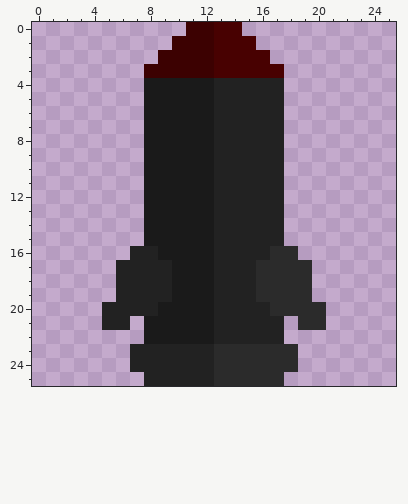
Pixel-art sprite: Items/MetzeleiDisaster/MetzeleiDisasterRocket.png. The first picture shows the starting point.
The file is 26x26 pixels. Colours within 5 levels of each other are drawn and written as one.
And afterwards:
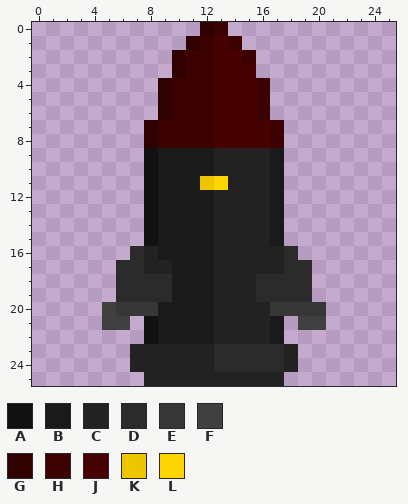
Palette (. is transparent): A #111111  B #1a1a1a  C #222222  D #2b2b2b  E #373737  F #404040  G #2f0101  H #3c0101  J #480101  K #eec600  L #ffd500
Edits made:
y 0: x 11..14 HHJJ -> .GH.
y 1: x 10..11 HH -> .G; x 14..15 JJ -> H.
y 2: x 9..10 HH -> .G; x 15..16 JJ -> H.
y 3: x 8..10 HHH -> ..G; x 16..17 JJ -> ..
y 4..6: x 8..17 BBBBBCCCCC -> .GHHHJJJH.
y 7..8: x 8..17 BBBBBCCCCC -> GHHHHJJJJH
y 9..10: x 8 B -> A; x 17 C -> B
y 11: x 8 B -> A; x 12..13 BC -> KL; x 17 C -> B
y 12..15: x 8 B -> A; x 17 C -> B
y 16: x 7 C -> D; x 17 D -> C
y 17: x 6..7 CC -> DD; x 16..17 DD -> CC
y 18..19: x 6..9 CCCC -> DDDD
y 20: x 5..8 CCCC -> FEEE; x 17..20 DDDD -> EEEE
y 21: x 5..6 CC -> FF; x 8 B -> A; x 17 C -> B; x 19..20 DD -> FF
y 22: x 8 B -> A; x 17 C -> B
y 23..24: x 18 D -> C
y 25: x 13..17 DDDDD -> CCCCC
Pixel boxes of the changes (left, top, right, bottom) in both pictures:
changed: (102, 22, 326, 386)
